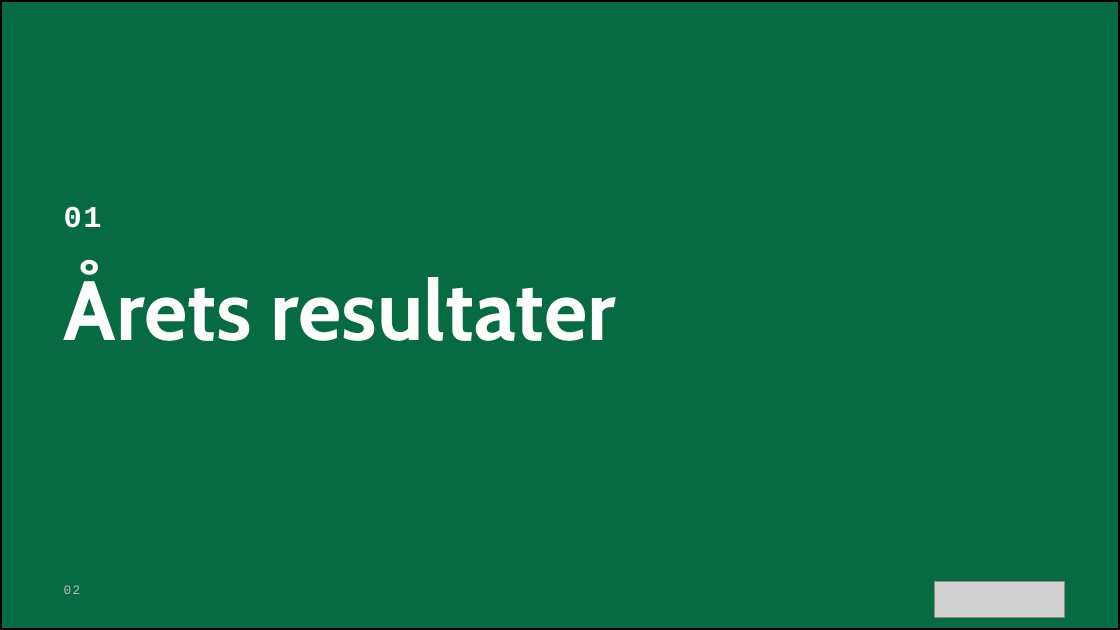
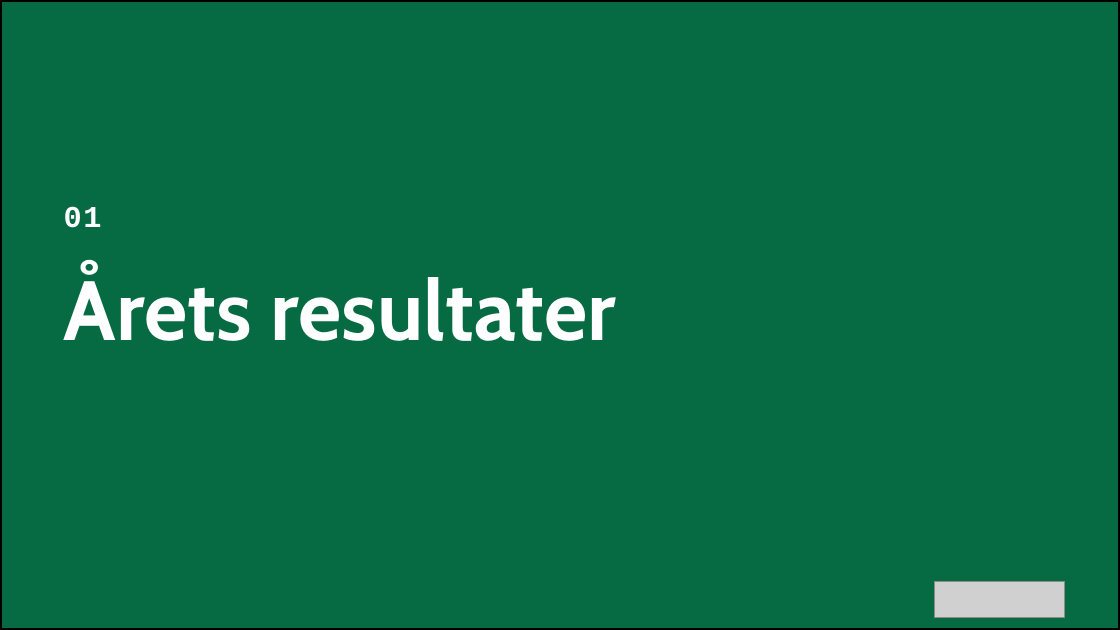
Before and after one commit to morten1415-maker/morten-slides, a slide deck: slide 2 of oes-example.pptx. Drawn at 1120x630 pixels with LibreOffice and Linux fonts; fonts in the diff are those of the drawing; grey boxes stand for pictures. Boxes give left, top, right and bottom in pixels: in the first picture for what was removed or moved away, otherwise in the second. Text is boxed around its words. In the diff, an @@ line names an element or a change of style, - is before the commit and + after.

```diff
--- a/oes-example.pptx
+++ b/oes-example.pptx
@@ text removed at (x1=64, y1=585, x2=81, y2=594) @@
-02
```
Also in this commit, not shown: 13 other slides changed, 5 other files.
